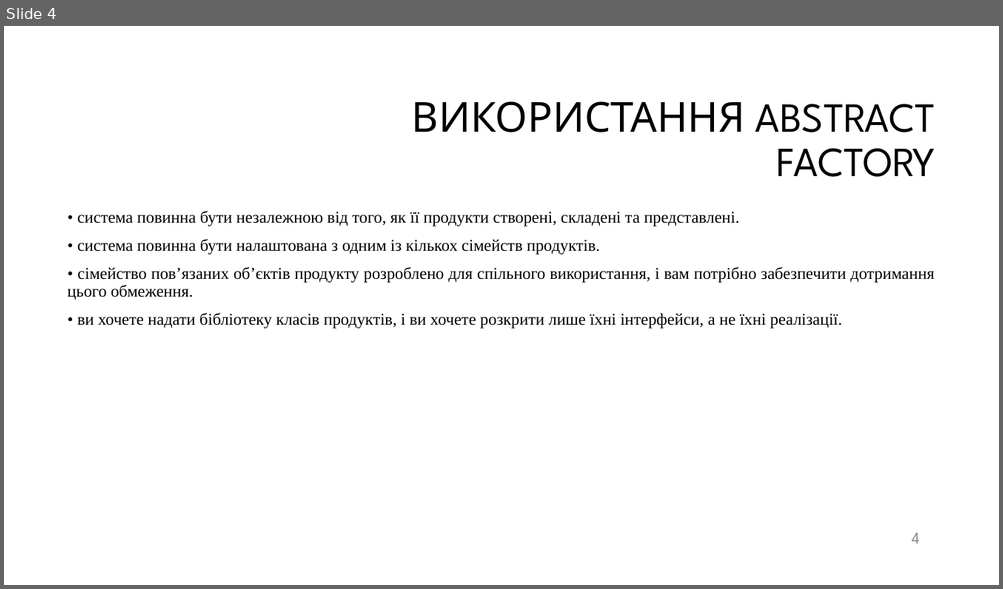
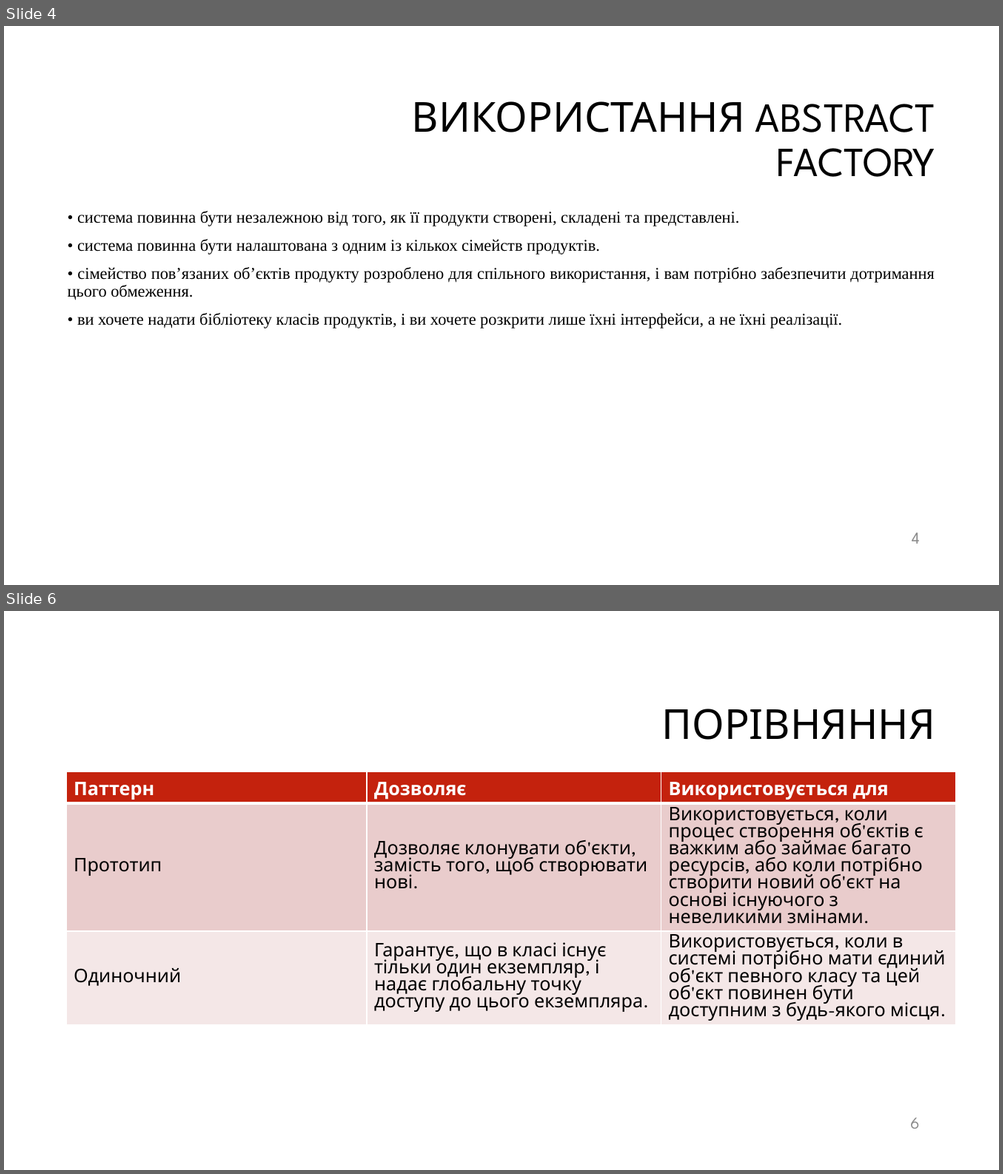
Before and after one commit to erdoganishe/6Semestr, a slide deck: АПЗ/PZ/PZ1/Abstract factory.pptx. Shown one above the other, each under a label of ours: slide 4 before the commit, slides 4 and 6 after it; the slides between them are not shown. The pictures are 1003x589 and 1003x1174 pixels, drawn with LibreOffice and Linux fonts; fonts in the diff are those of the drawing; background and template pictures are left out. Boxes give left, top, right and bottom in pixels: in the first picture for what was removed or moved away, otherwise in the second. Text is boxed around its words. In the diff, an @@ line names an element or a change of style, - is before the commit and + after.

```diff
--- a/АПЗ/PZ/PZ1/Abstract factory.pptx
+++ b/АПЗ/PZ/PZ1/Abstract factory.pptx
@@ slide 6 added at box(4, 611, 999, 1170), background #FFFFFF @@
@@ title added at box(662, 709, 936, 740), 40 pt, text #000000 @@
+ПОРІВНЯННЯ
@@ table added at box(66, 772, 955, 1110), 3 rows, 3 columns @@
+Паттерн | Дозволяє | Використовується для
+Прототип | Дозволяє клонувати об'єкти, замість того, щоб створювати нові. | Використовується, коли процес створення об'єктів є важким або займає багато ресурсів, або коли потрібно створити новий об'єкт на основі існуючого з невеликими змінами.
+Одиночний | Гарантує, що в класі існує тільки один екземпляр, і надає глобальну точку доступу до цього екземпляра. | Використовується, коли в системі потрібно мати єдиний об'єкт певного класу та цей об'єкт повинен бути доступним з будь-якого місця.
@@ page number added at box(910, 1118, 919, 1129), 16 pt, text #8C8C8C @@
+6
```
Also in this commit, not shown: 1 slide changed, 3 other slides added, 3 slides removed, 48 other files.
